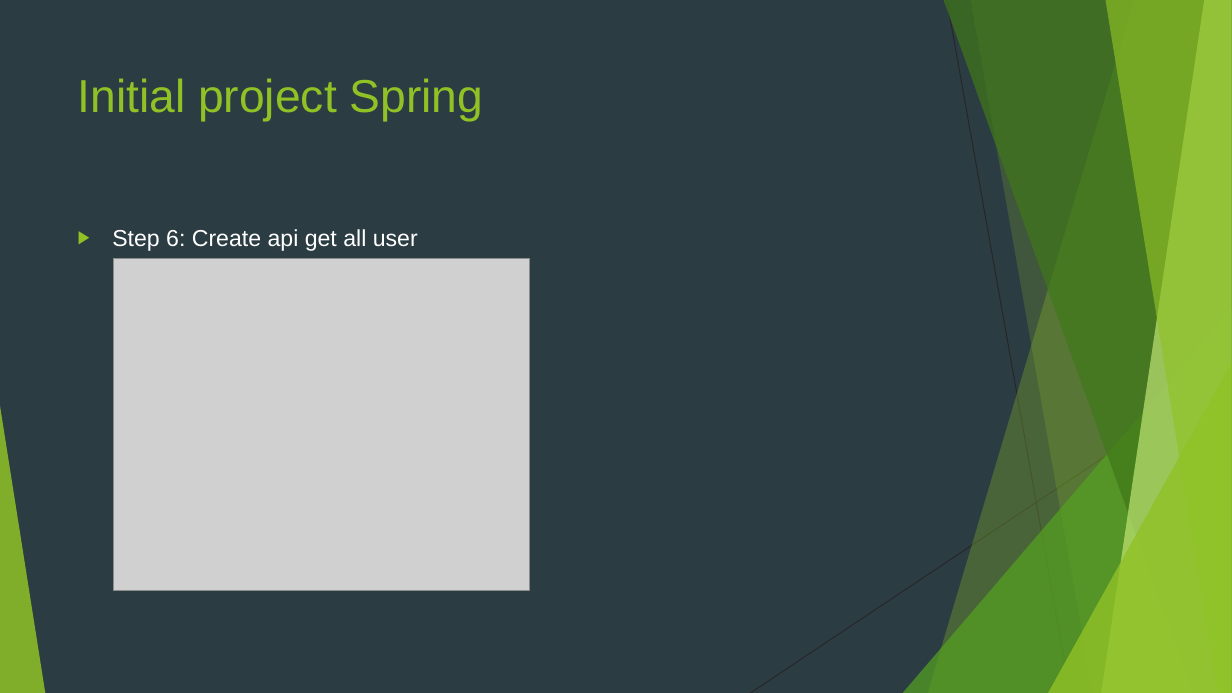
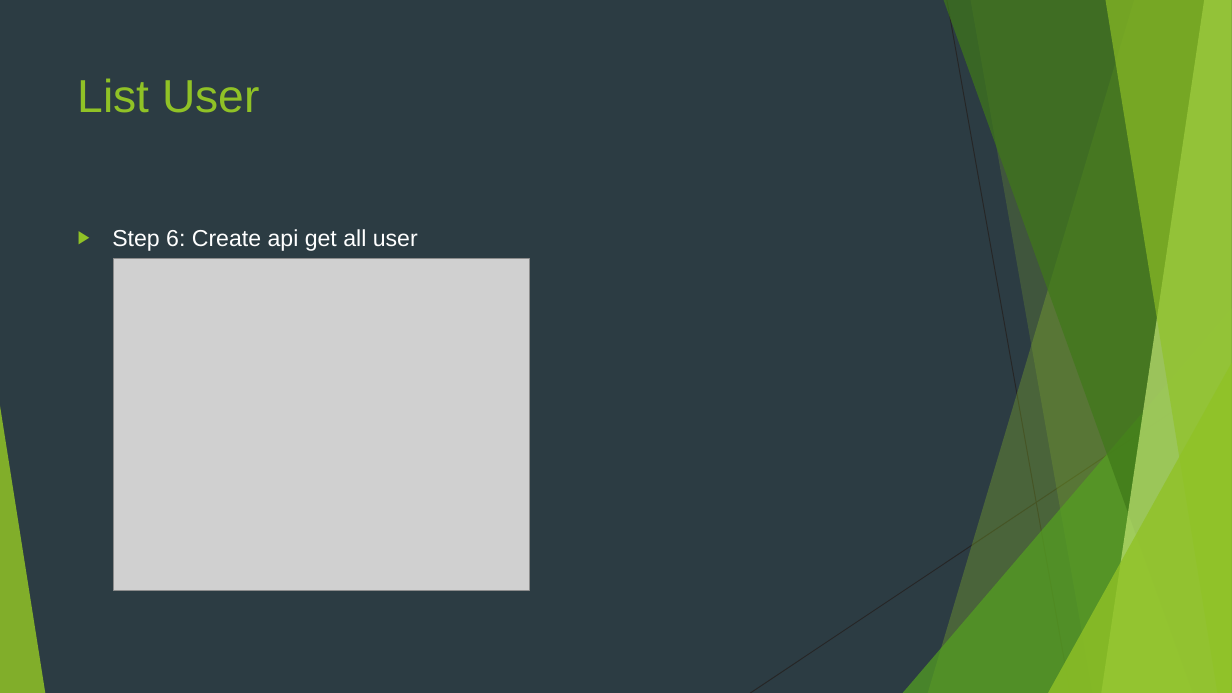
Before and after one commit to sobbingwind/SpringBoot, a slide deck: slide 24 of 02.RESTful API.pptx. Drawn at 1232x693 pixels with LibreOffice and Linux fonts; fonts in the diff are those of the drawing; grey boxes stand for pictures. Boxes give left, top, right and bottom in pixels: in the first picture for what was removed or moved away, otherwise in the second. Text is boxed around its words. In the diff, an @@ line names an element or a change of style, - is before the commit and + after.

```diff
--- a/02.RESTful API.pptx
+++ b/02.RESTful API.pptx
@@ title at (78,78,260,113): text changed @@
-Initial project Spring
+List User
```
Also in this commit, not shown: 15 other slides changed, 18 slides added.
